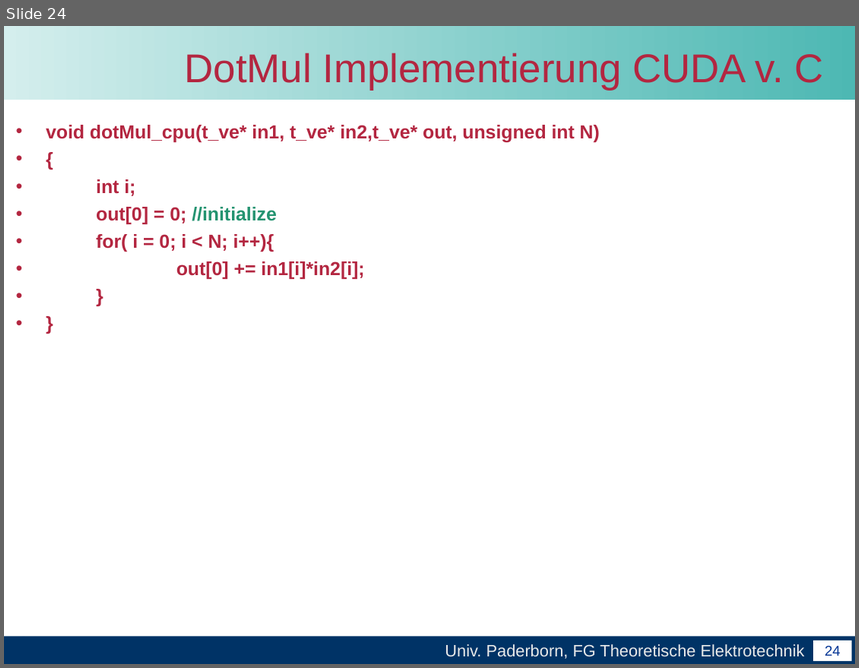
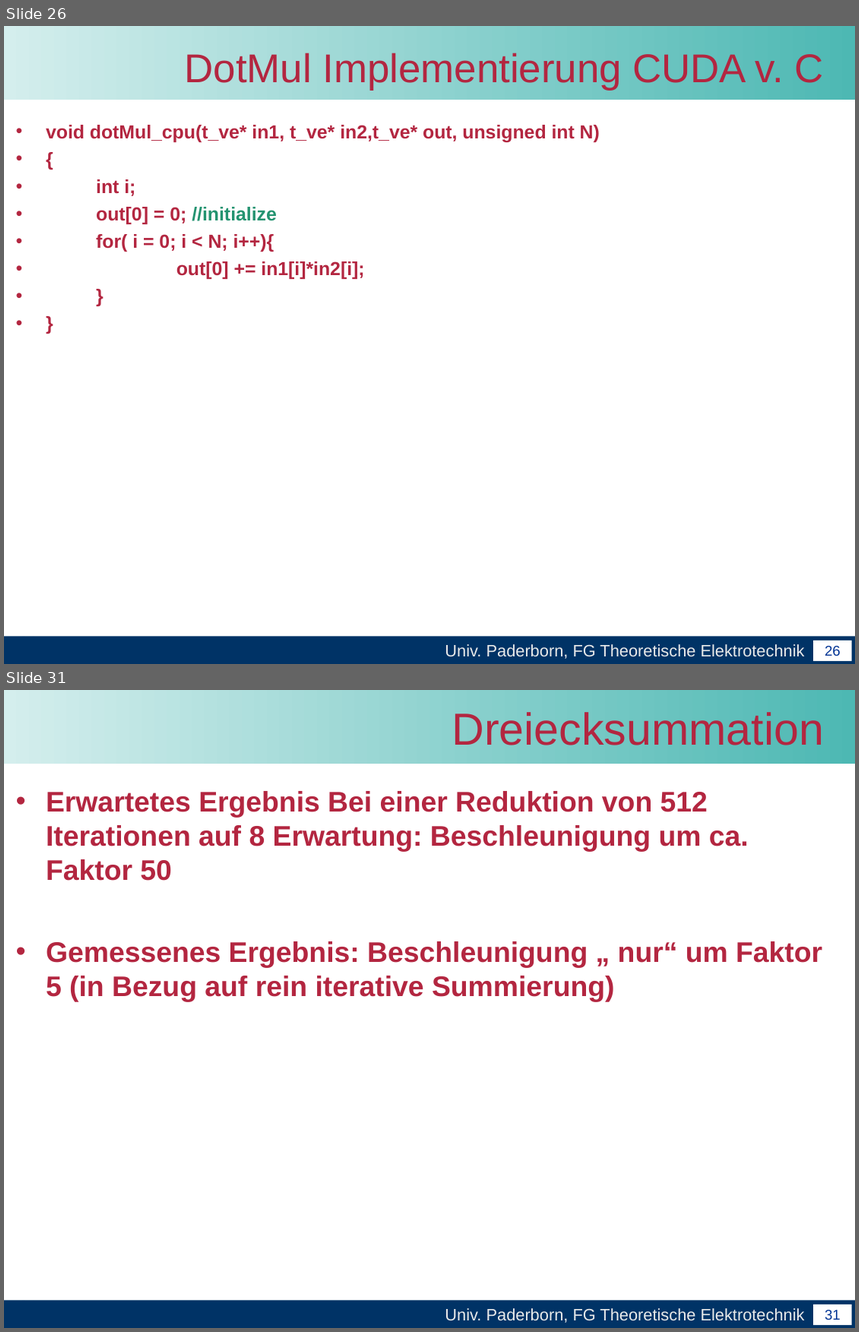
Before and after one commit to unconditional/projektarbeitcuda, a slide deck: Vortrag/Zwischenvortrag der Projektarbeit CUDA(xby).ppt. Shown one above the other, each under a label of ours: slide 24 before the commit, slides 26 and 31 after it; the slides between them are not shown. The pictures are 859x668 and 859x1332 pixels, drawn with LibreOffice and Linux fonts; fonts in the diff are those of the drawing; background and template pictures are left out. Boxes give left, top, right and bottom in pixels: in the first picture for what was removed or moved away, otherwise in the second. Text is boxed around its words. In the diff, an @@ line names an element or a change of style, - is before the commit and + after.

```diff
--- a/Vortrag/Zwischenvortrag der Projektarbeit CUDA(xby).ppt
+++ b/Vortrag/Zwischenvortrag der Projektarbeit CUDA(xby).ppt
@@ slide 31 added at [4, 690, 855, 1328], background #FFFFFF; not listed: 4 template elements that a slide beside it also shows @@
@@ title added at [452, 712, 823, 745], 38 pt, text #B32640 @@
+Dreiecksummation
@@ text added at [46, 791, 823, 1002], 24 pt, text #B32640, bold @@
+• Erwartetes Ergebnis Bei einer Reduktion von 512 Iterationen auf 8 Erwartung: Beschleunigung um ca. Faktor 50
+• Gemessenes Ergebnis: Beschleunigung „ nur“ um Faktor 5 (in Bezug auf rein iterative Summierung)
@@ what was slide 24 is now slide 26 @@
@@ page number at [825, 646, 841, 657]: text changed @@
-24
+26
```
Also in this commit, not shown: 2 slides changed, 8 other slides added.
